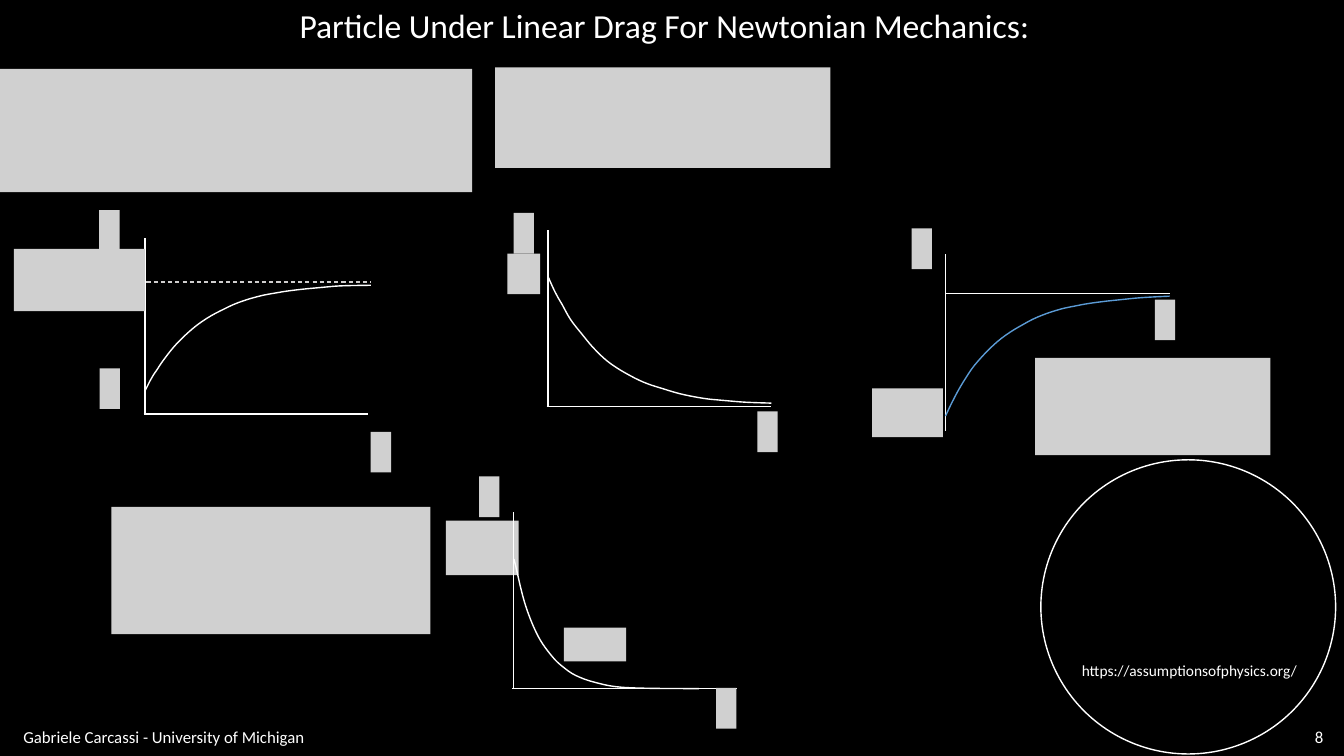
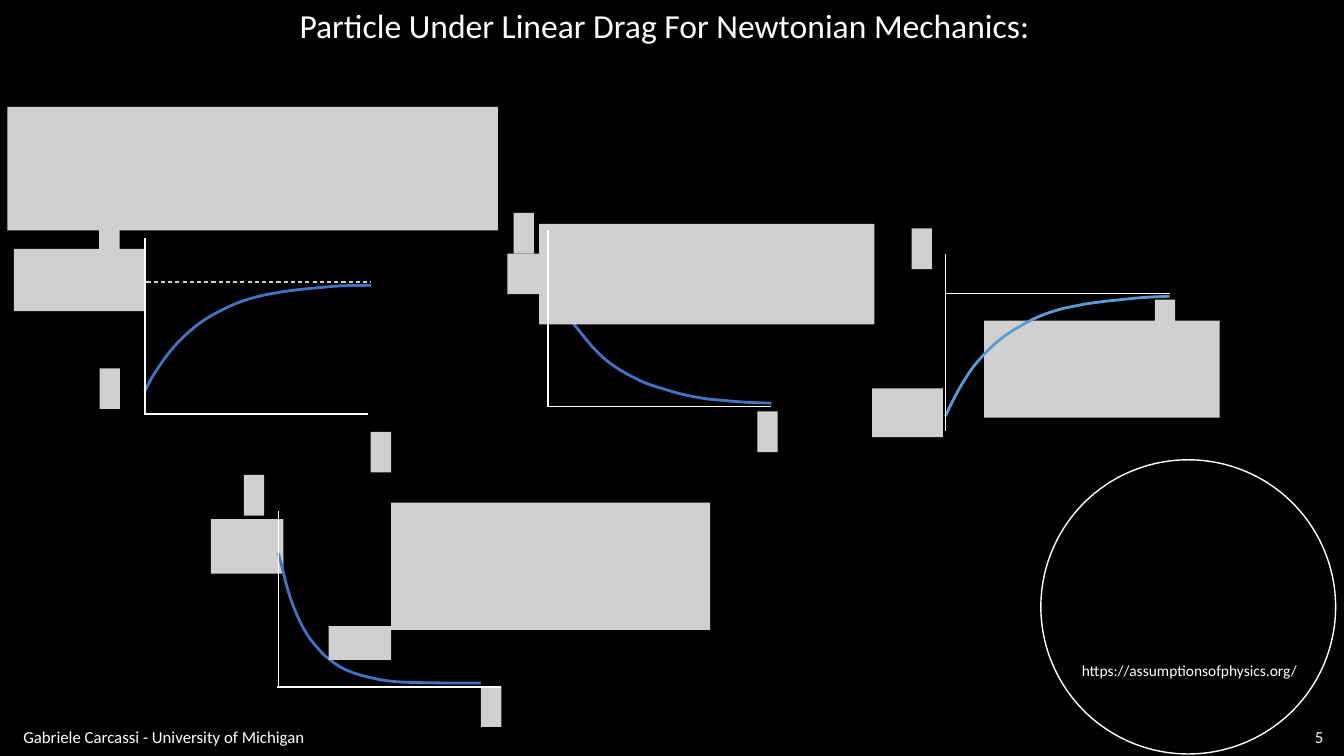
Before and after one commit to assumptionsofphysics/slides, a slide deck: slide 5 of BookCompanions-v2/RP-Class-2.pptx (slide 8 before the commit). Drawn at 1344x756 pixels with LibreOffice and Linux fonts; fonts in the diff are those of the drawing; grey boxes stand for pictures; background and template pictures are left out. Boxes give left, top, right and bottom in pixels: in the first picture for what was removed or moved away, otherwise in the second. Text is boxed around its words. In the diff, an @@ line names an element or a change of style, - is before the commit and + after.

```diff
--- a/BookCompanions-v2/RP-Class-2.pptx
+++ b/BookCompanions-v2/RP-Class-2.pptx
@@ picture removed at (495,68,831,168) @@
@@ picture: place and size @@
-picture at (0,69,472,193)
+picture at (7,107,497,231)
@@ picture added at (539,224,875,325) @@
@@ freeform shape at (946,296,1170,416): outline #5B9BD5 1 pt to #5B9BD5 2 pt @@
@@ picture: place and size @@
-picture at (1035,358,1271,455)
+picture at (984,321,1220,417)
@@ picture removed at (112,507,432,634) @@
@@ picture added at (391,503,711,630) @@
@@ picture added at (211,519,283,574) @@
@@ 2 pictures, 2 freeform shapes: place and size @@
-2 pictures, 2 freeform shapes at (479,477,737,689)
+2 pictures, 2 freeform shapes at (244,475,502,688)
@@ picture removed at (446,521,518,576) @@
@@ outline #FFFFFF 1 pt to #4472C4 2 pt in 3 elements at (548,277,771,403), (144,285,370,392), (278,554,481,683) @@
@@ freeform shape: place and size @@
-freeform shape at (514,560,699,689)
+freeform shape at (278,554,481,683)
@@ picture added at (481,687,501,727) @@
@@ picture removed at (716,688,736,728) @@
@@ page number at (1315,732,1323,743): text changed @@
-8
+5
```
Also in this commit, not shown: 12 other slides changed, 3 slides removed, 1 other file.
